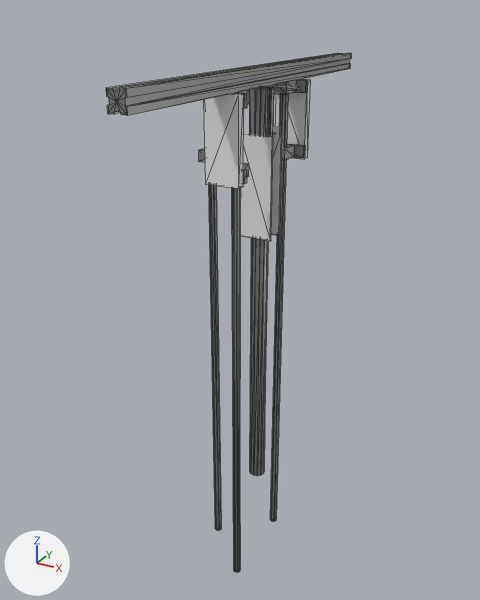
The COLLADA model meshes/justina/Torso_ROBOTINO_B.dae, before and after one commit.
Rendered twice from a 50 mm lens placed at (0.346, -0.678, 0.596), pointed at (-0.028, 0.001, 0.256). Every picture has the same lights, and +X, +Y and +Z are marked at lower left. The older version comes first. Mesh edges are drawn as thin lines.

Objects in the first picture: 'Torso_low_poly'.
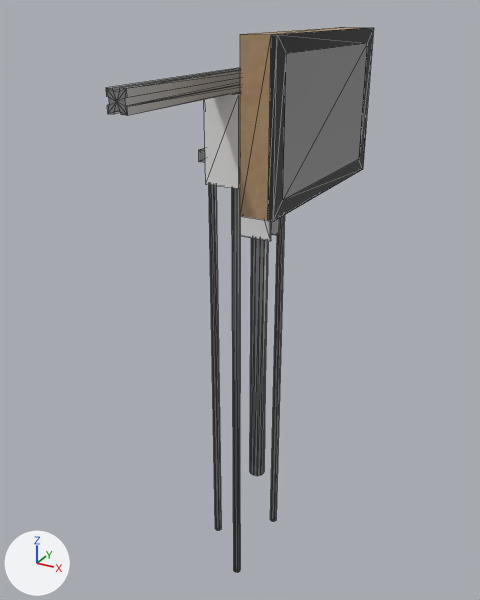
Location of each change, [x1, y1, x2, y2] in pixels of the pictures (480 x 600 px):
'Torso_low_poly', reshaped (9% wider)
    before: [106, 53, 351, 572]
    after: [106, 27, 373, 572]
part 1 of me_torso_low_poly, added
    after: [240, 27, 373, 221]

The change, as a list of edits to the scene's bpy script:
```text
Add img_base_b_texture_png:
    img_base_b_texture_png = load_image('Base-B_texture.png', 'Base-B_texture.png', 1024, 1024, 'sRGB')
Add mat_base_sensor_material:
    mat_base_sensor_material = principled_material('Base_Sensor_Material')
    mat_base_sensor_material.base_color = (0.0, 0.0, 0.0)  # black #000000
Add mat_screenmaterial:
    mat_screenmaterial = principled_material('ScreenMaterial')
    mat_screenmaterial.base_color = (0.273, 0.273, 0.273)  # grey #8f8f8f
Add mat_basewood_material:
    mat_basewood_material = principled_material('BaseWood_Material')
    mat_basewood_material.texture = img_base_b_texture_png
Change me_torso_low_poly:
    used by ob_torso_low_poly; location = (0.0, 0.0, 0.0)
    remove me_torso_low_poly.from_pydata(...)  # 302 vertices, 440 faces; spans x -0.078..0.042, y -0.25..0.25, z -0.131..0.539
    add me_torso_low_poly.from_pydata(...)  # 318 vertices, 468 faces; spans x -0.078..0.079, y -0.25..0.25, z -0.131..0.575
    me_torso_low_poly part 1: a new loose piece of 16 vertices spanning x 0.043..0.079, y -0.127..0.127, z 0.41..0.575
    add me_torso_low_poly.materials.append(mat_basewood_material)  # picture img_base_b_texture_png
    add me_torso_low_poly.materials.append(mat_screenmaterial)  # grey #8f8f8f
    add me_torso_low_poly.materials.append(mat_base_sensor_material)  # black #000000
```
